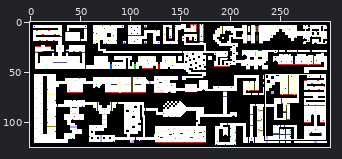
Edited in one commit: sprite sheet (res/world/worldh.png). The first picture is a wide view before the edit; the outline marks the close-up.
Close-up. Earlier state:
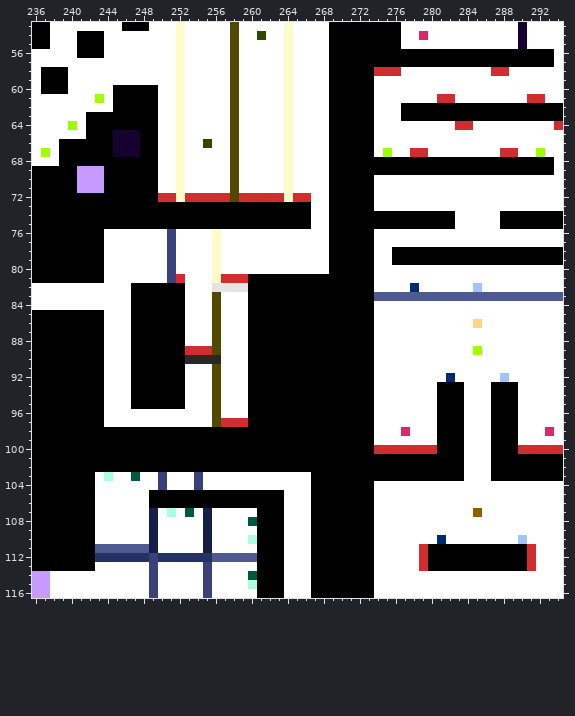
The file is 300x125 pixels. Colours within 5 levels of each other are drawn and written as one. Shown: x 236..294, y 53..116. The commit also changed other parts of the picture, which this record leaves out.
Once edited:
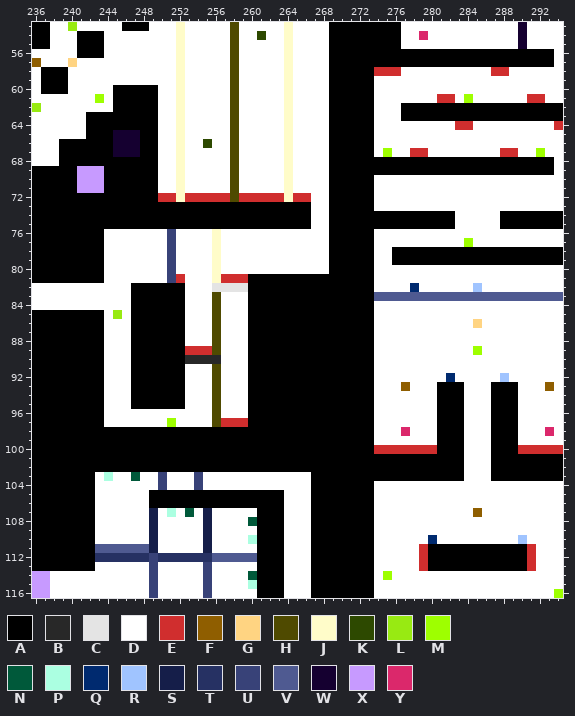
Palette (. is transparent): A #000000  B #282828  C #e4e4e4  D #ffffff  E #d02e2e  F #8f5e00  G #ffd482  H #4f4a00  J #fffcc9  K #2d4900  L #98ea12  M #9eff00  N #00593a  P #abffe1  Q #002a6f  R #a0c4ff  S #151e49  T #263163  U #384278  V #4f5a91  W #150030  X #c79aff  Y #db286b
Changes in this commit:
@@ x 238..242 @@
- 53 DDDDD
+ 53 DDLDD
  54 DDDAA
@@ x 236..242 @@
  56 DDDDDAA
- 57 DDDDDDD
+ 57 FDDDGDD
  58 DAAADDD
@@ x 236..294 @@
  60 DAAADDDDDAAAAADDJDDDDDHDDDDDJDDDDAAAAADDDDDDDDDDDDDDDDDDDDD
- 61 DDDDDDDMDAAAAADDJDDDDDHDDDDDJDDDDAAAAADDDDDDDEEDDDDDDDDEEDD
- 62 DDDDDDDDDAAAAADDJDDDDDHDDDDDJDDDDAAAAADDDAAAAAAAAAAAAAAAAAA
+ 61 DDDDDDDMDAAAAADDJDDDDDHDDDDDJDDDDAAAAADDDDDDDEEDMDDDDDDEEDD
+ 62 LDDDDDDDDAAAAADDJDDDDDHDDDDDJDDDDAAAAADDDAAAAAAAAAAAAAAAAAA
  63 DDDDDDAAAAAAAADDJDDDDDHDDDDDJDDDDAAAAADDDAAAAAAAAAAAAAAAAAA
- 64 DDDDMDAAAAAAAADDJDDDDDHDDDDDJDDDDAAAAADDDDDDDDDEEDDDDDDDDDE
+ 64 DDDDDDAAAAAAAADDJDDDDDHDDDDDJDDDDAAAAADDDDDDDDDEEDDDDDDDDDE
  65 DDDDDDAAAWWWAADDJDDDDDHDDDDDJDDDDAAAAADDDDDDDDDDDDDDDDDDDDD
  66 DDDAAAAAAWWWAADDJDDKDDHDDDDDJDDDDAAAAADDDDDDDDDDDDDDDDDDDDD
- 67 DMDAAAAAAWWWAADDJDDDDDHDDDDDJDDDDAAAAADMDDEEDDDDDDDDEEDDMDD
+ 67 DDDAAAAAAWWWAADDJDDDDDHDDDDDJDDDDAAAAADMDDEEDDDDDDDDEEDDMDD
  68 DDDAAAAAAAAAAADDJDDDDDHDDDDDJDDDDAAAAAAAAAAAAAAAAAAAAAAAAAD
@@ x 282..286 @@
  76 DDDDD
- 77 DDDDD
+ 77 DDMDD
  78 AAAAA
@@ x 243..247 @@
  84 DDDDA
- 85 ADDDA
+ 85 ADLDA
  86 ADDDA
@@ x 275..294 @@
  92 DDDDDDDQDDDDDRDDDDDD
- 93 DDDDDDAAADDDAAADDDDD
+ 93 DDFDDDAAADDDAAADDDFD
  94 DDDDDDAAADDDAAADDDDD
@@ x 249..253 @@
  96 DDDDD
- 97 DDDDD
+ 97 DDMDD
  98 AAAAA
@@ x 278..283 @@
 109 DDDDDD
-110 DDDQDD
+110 DDQDDD
 111 DEAAAA
@@ x 273..294 @@
 113 ADDDDDEAAAAAAAAAAAEDDD
-114 ADDDDDDDDDDDDDDDDDDDDD
+114 ADMDDDDDDDDDDDDDDDDDDD
 115 ADDDDDDDDDDDDDDDDDDDDD
-116 ADDDDDDDDDDDDDDDDDDDDD
+116 ADDDDDDDDDDDDDDDDDDDDM
